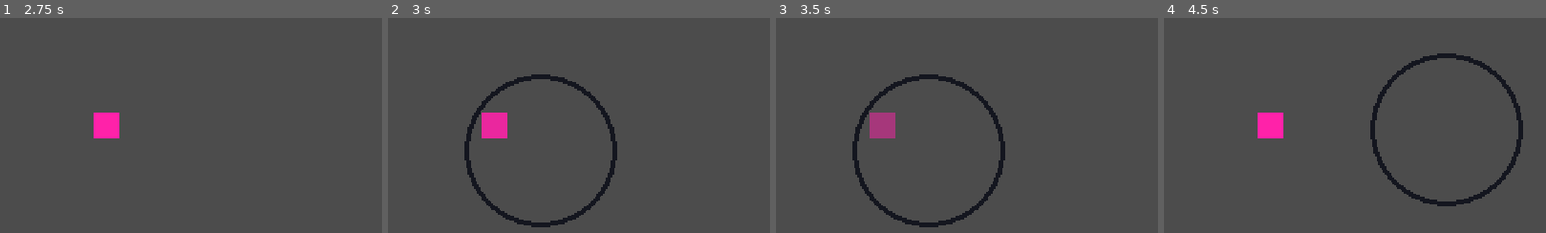
Above: before the commit, frames 1-4 (left to right).
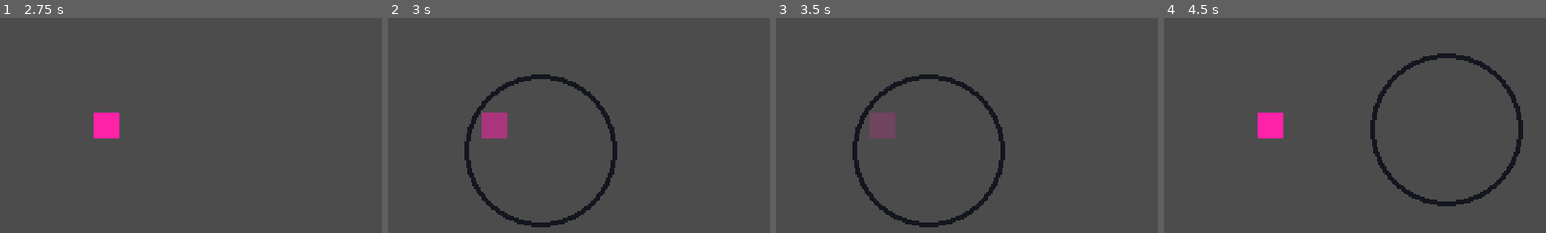
Above: after the commit, the same moments.

Repository: JeremyLiau/Looking-Glass
Game: Godot game, scene res://Scenes/TestLevel.tscn
The game is run twice, just before and just after one commit, with the same random seed, the same clock (stepped at 60 frames per second) and the same inputs.
Inputs (mouse positions are % of the whole screen's width and height, from its top left):
- Up to frame 1 (2.75 s): tap Enter at 0.5 s; move the mouse to (45, 70) at 0.52 s; hold Up (ui_up) 0.53-2.03 s; click (45, 70) at 0.6 s; move the mouse to (80, 65) at 1.27 s; click (80, 65) at 1.35 s; move the mouse to (20, 35) at 2.02 s; hold Left (ui_left) from 2.03 s (still down); click (20, 35) at 2.1 s
- Up to frame 2 (3 s): keep holding Left (ui_left); tap Space at 2.75 s; move the mouse to (55, 50) at 2.77 s; click (55, 50) at 2.85 s
- Up to frame 3 (3.5 s): keep holding Left (ui_left)
- Up to frame 4 (4.5 s): tap Enter at 3.5 s; move the mouse to (35, 25) at 3.52 s; release Left (ui_left) at 3.53 s; hold Down (ui_down) 3.53-4.28 s; click (35, 25) at 3.6 s; move the mouse to (72, 45) at 4.27 s; hold Right (ui_right) from 4.28 s (still down); click (72, 45) at 4.35 s
The pictures show only the part of the screen within x 35-85%, y 19-69%; the shares and areas given below are measured in that part.

Frame 1 is identical in both runs. In frame 2, 0.8% of the frame differs, in the area x 24-32%, y 44-56%; in frame 3, 0.8%; in frame 4, nothing differs.

Commit message:
Subtle adjustments to looking glass area size and tween transition

Diff:
--- a/Scenes/LookingGlass.tscn
+++ b/Scenes/LookingGlass.tscn
@@ -4,7 +4,7 @@
 [ext_resource path="res://Scripts/LookingGlass.gd" type="Script" id=2]
 
 [sub_resource type="CircleShape2D" id=1]
-radius = 36.0555
+radius = 34.0588
 
 [node name="LookingGlass" type="Area2D"]
 script = ExtResource( 2 )
--- a/Scripts/IllusoryObject.gd
+++ b/Scripts/IllusoryObject.gd
@@ -19,13 +19,13 @@
 func _on_Area_area_entered(area):
 	if area.get_name() == "LookingGlass":
 		tween.interpolate_property($Sprite, "modulate",
-		Color(1,1,1,1), Color(1,1,1,0.5), 0.5,
+		Color(1,1,1,1), Color(1,1,1,0.2), .2,
 		Tween.TRANS_LINEAR, Tween.EASE_IN_OUT)
 	tween.start()
 
 func _on_Area_area_exited(area):
 	if area.get_name() == "LookingGlass":
 		tween.interpolate_property($Sprite, "modulate",
-		Color(1,1,1,0.5), Color(1,1,1,1), 0.5,
+		Color(1,1,1,0.2), Color(1,1,1,1), .2,
 		Tween.TRANS_LINEAR, Tween.EASE_IN_OUT)
 	tween.start()
